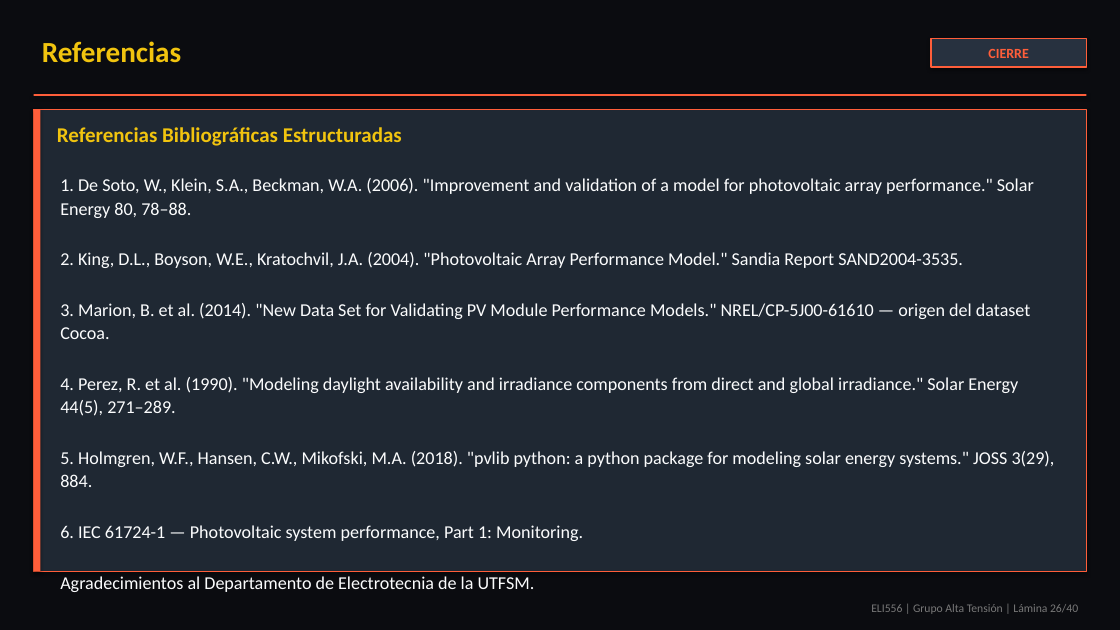
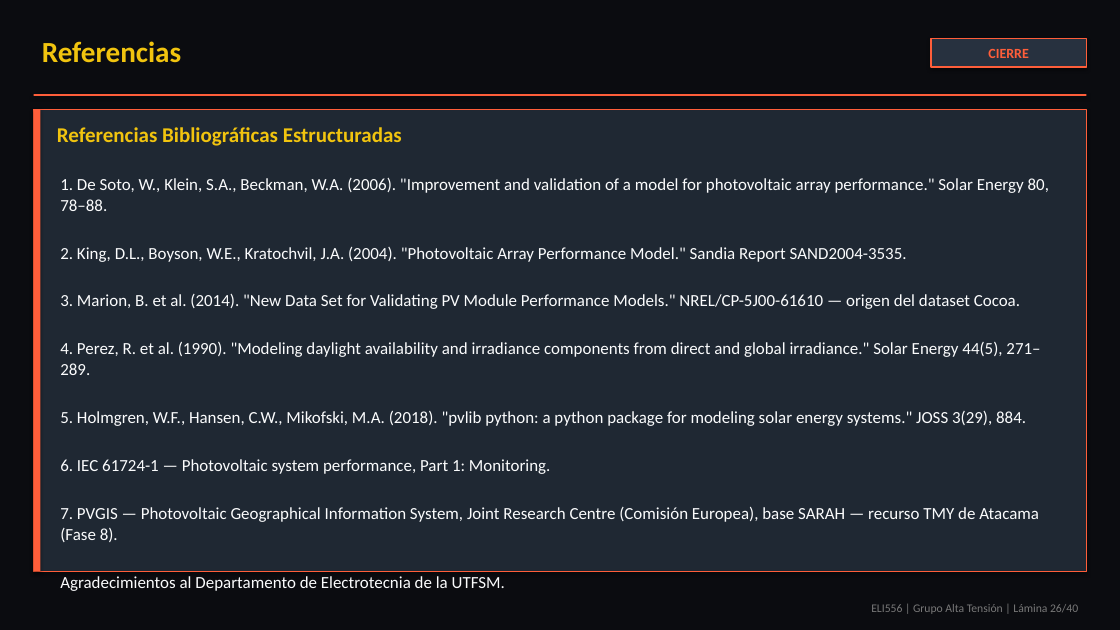
Before and after one commit to theChosen16/t2-paneles, a slide deck: slide 26 of output/Presentacion_Final_ELI556_Atacama_POA_Tarea2_revisado.pptx. Drawn at 1120x630 pixels with LibreOffice and Linux fonts; fonts in the diff are those of the drawing. Boxes give left, top, right and bottom in pixels: in the first picture for what was removed or moved away, otherwise in the second. Text is boxed around its words. In the diff, an @@ line names an element or a change of style, - is before the commit and + after.

Commit message:
Actualizacion de diagramas, procesamiento de datos POA CMP22 y ajustes en la presentacion final (Fase 6 y Anexos)

```diff
--- a/output/Presentacion_Final_ELI556_Atacama_POA_Tarea2_revisado.pptx
+++ b/output/Presentacion_Final_ELI556_Atacama_POA_Tarea2_revisado.pptx
@@ text at (60, 178, 1049, 474): size 15.5 to 14.5 pt in "1. De Soto, W., Klein, S.A., Beckman, ...", "2. King, D.L., Boyson, W.E., Kratochvil, J.A. ...", "3. Marion, B. et al. (2014). "New ...", "4. Perez, R. et al. (1990). "Modeling ..." and 3 more places; line spacing 1.08 to 1.05 @@
@@ text at (60, 507, 1039, 542): paragraph added @@
+7. PVGIS — Photovoltaic Geographical Information System, Joint Research Centre (Comisión Europea), base SARAH — recurso TMY de Atacama (Fase 8).
```
Also in this commit, not shown: 6 other slides changed, 5 other files.
